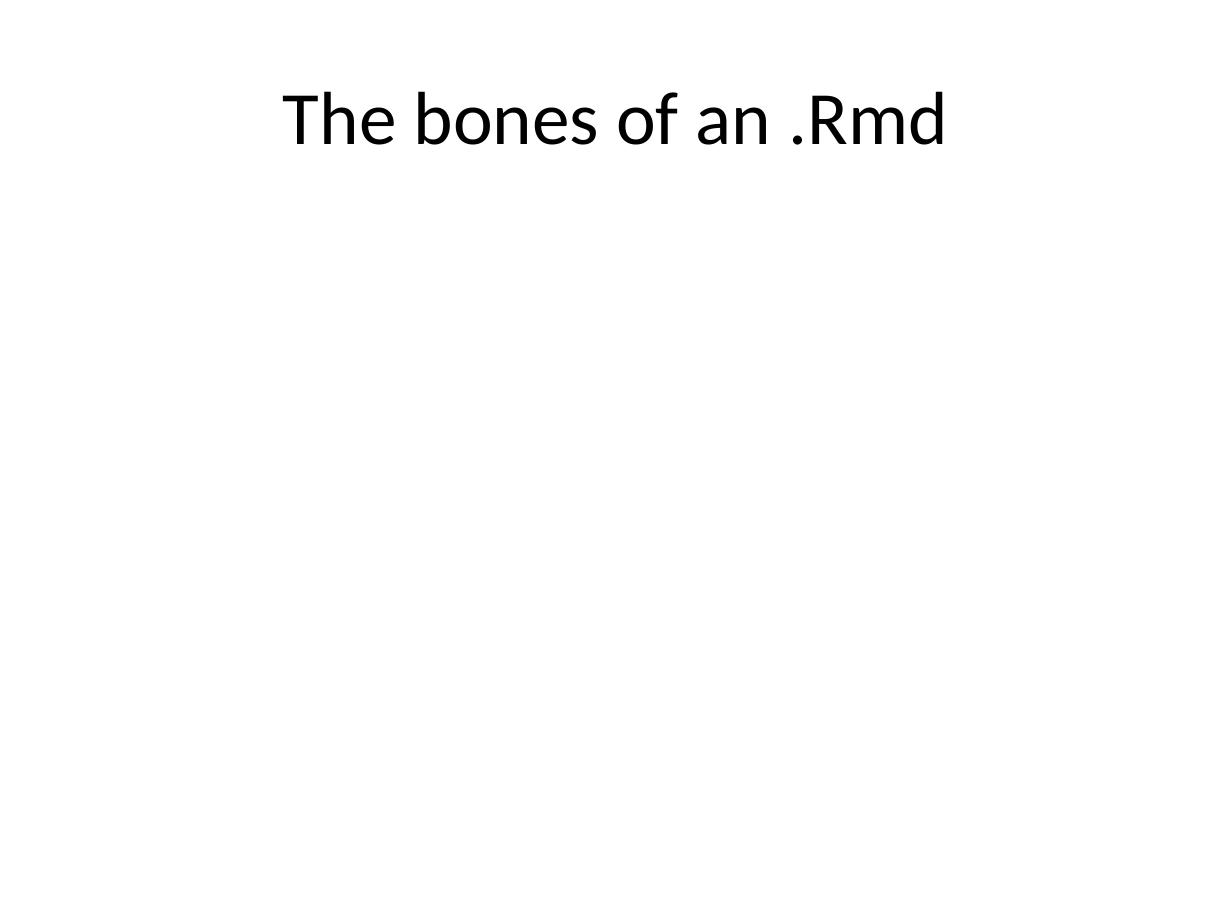
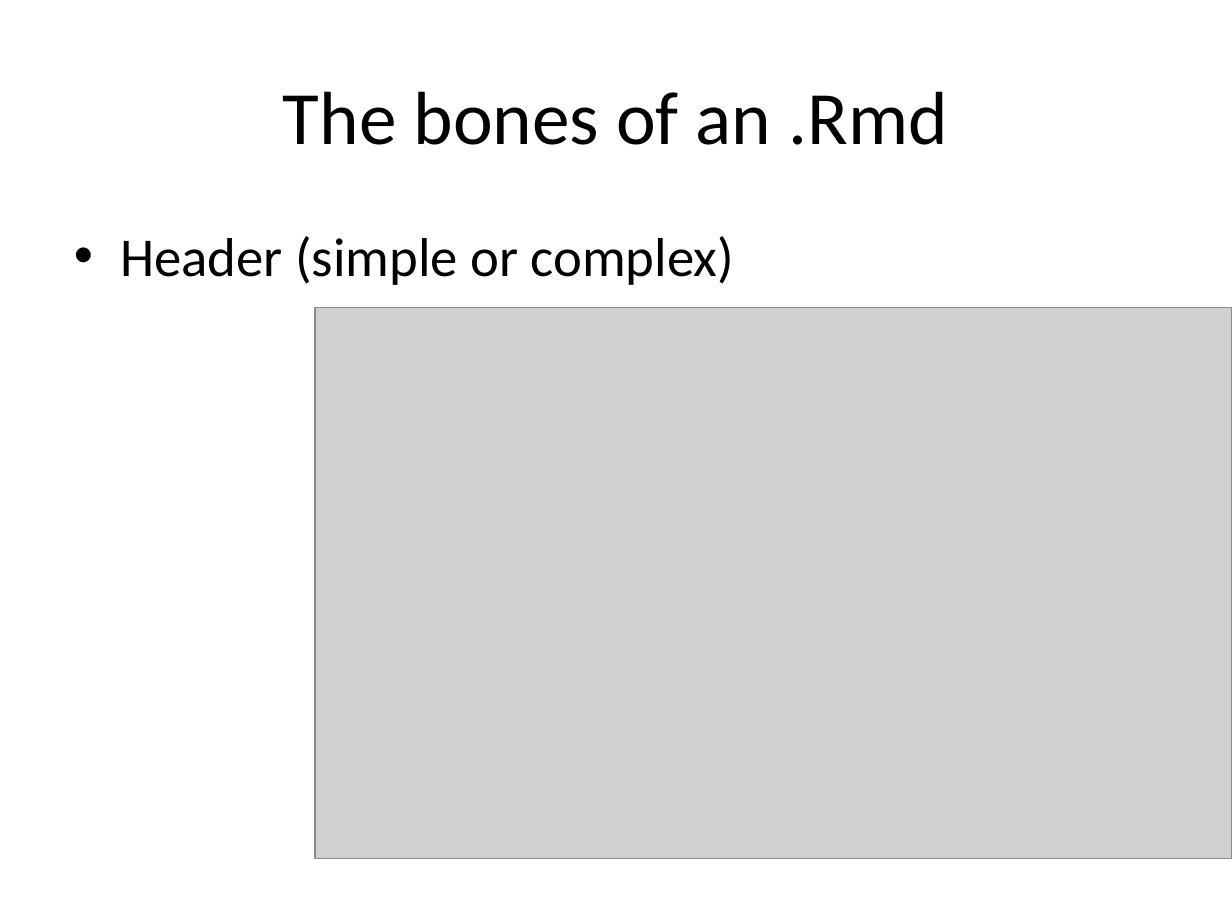
Before and after one commit to kjflynn/rmd_labmeeting, a slide deck: slide 6 of 1_24_18_slides.pptx. Drawn at 1232x924 pixels with LibreOffice and Linux fonts; fonts in the diff are those of the drawing; grey boxes stand for pictures. Boxes give left, top, right and bottom in pixels: in the first picture for what was removed or moved away, otherwise in the second. Text is boxed around its words. In the diff, an @@ line names an element or a change of style, - is before the commit and + after.

```diff
--- a/1_24_18_slides.pptx
+++ b/1_24_18_slides.pptx
@@ text added at <box>120,236,734,285</box>, 32 pt, text #000000 @@
+• Header (simple or complex)
@@ picture added at <box>315,308,1232,859</box> @@
```
Also in this commit, not shown: 3 other slides changed, 2 slides added, 1 slide removed, 1 other file.
